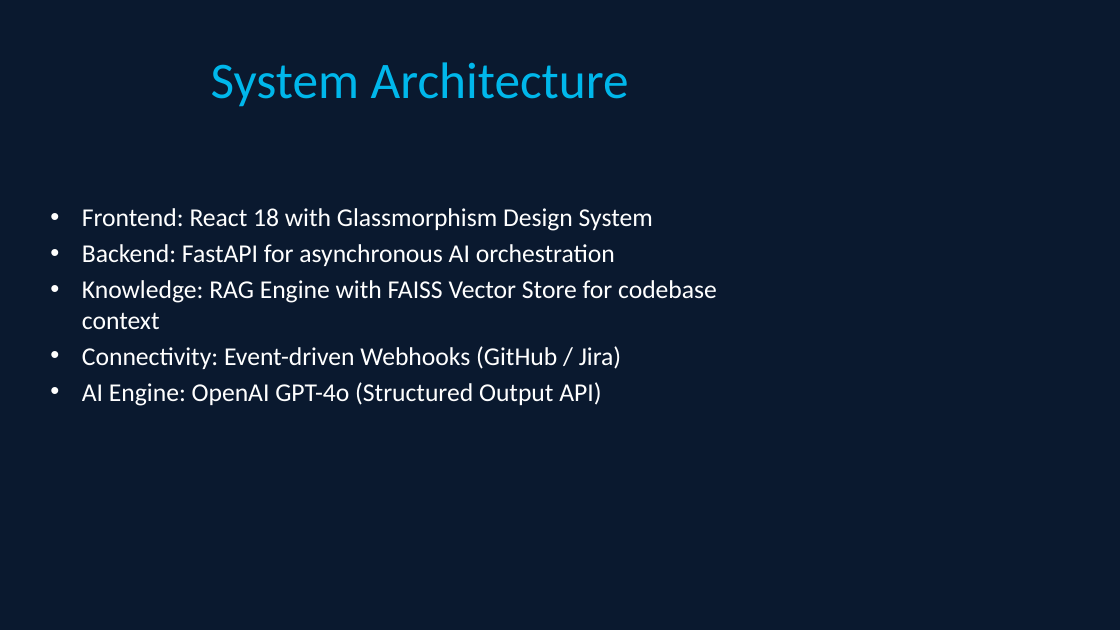
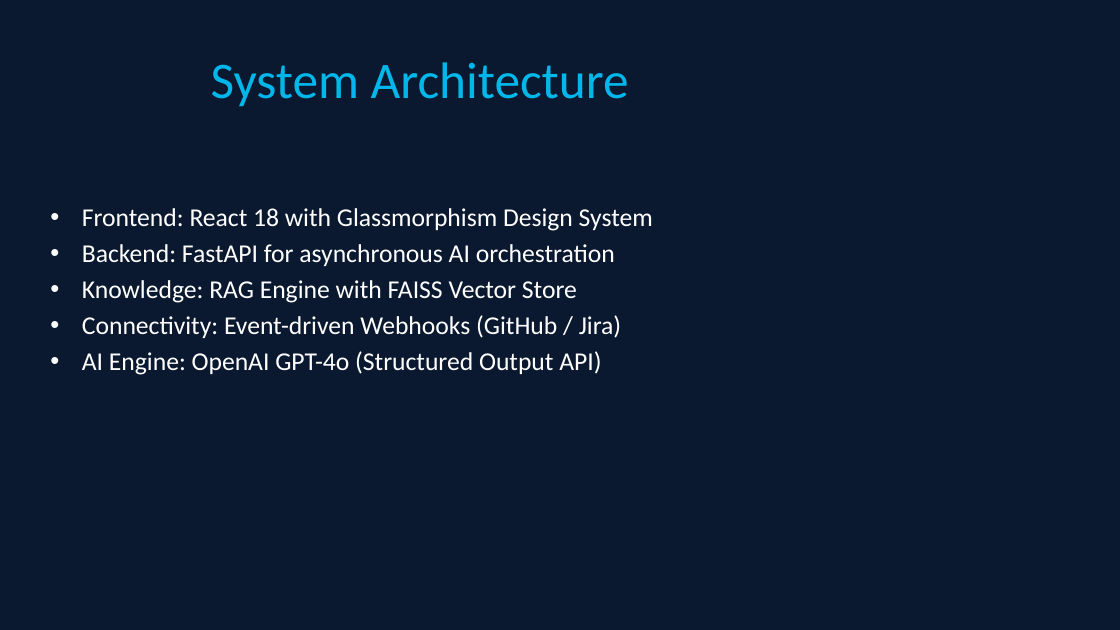
Before and after one commit to Manikandan180804/AI-Augmented-SDLC-platform, a slide deck: slide 4 of backend/AI_SDLC_Presentation.pptx. Drawn at 1120x630 pixels with LibreOffice and Linux fonts; fonts in the diff are those of the drawing. Boxes give left, top, right and bottom in pixels: in the first picture for what was removed or moved away, otherwise in the second. Text is boxed around its words. In the diff, an @@ line names an element or a change of style, - is before the commit and + after.

Commit message:
feat: add Module 8 (AI System Architect) with Mermaid.js integration

```diff
--- a/backend/AI_SDLC_Presentation.pptx
+++ b/backend/AI_SDLC_Presentation.pptx
@@ text at (x1=82, y1=280, x2=577, y2=303): text changed @@
-• Knowledge: RAG Engine with FAISS Vector Store for codebase context
+• Knowledge: RAG Engine with FAISS Vector Store
```
Also in this commit, not shown: 8 other slides changed, 1 slide added, 1 slide removed, 3 other files.
